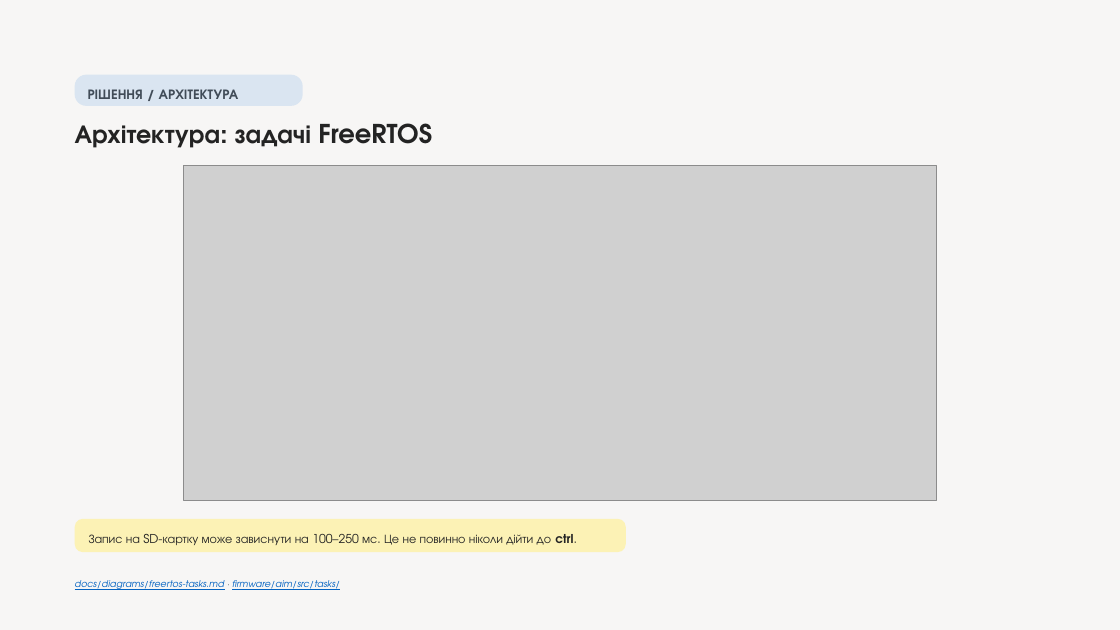
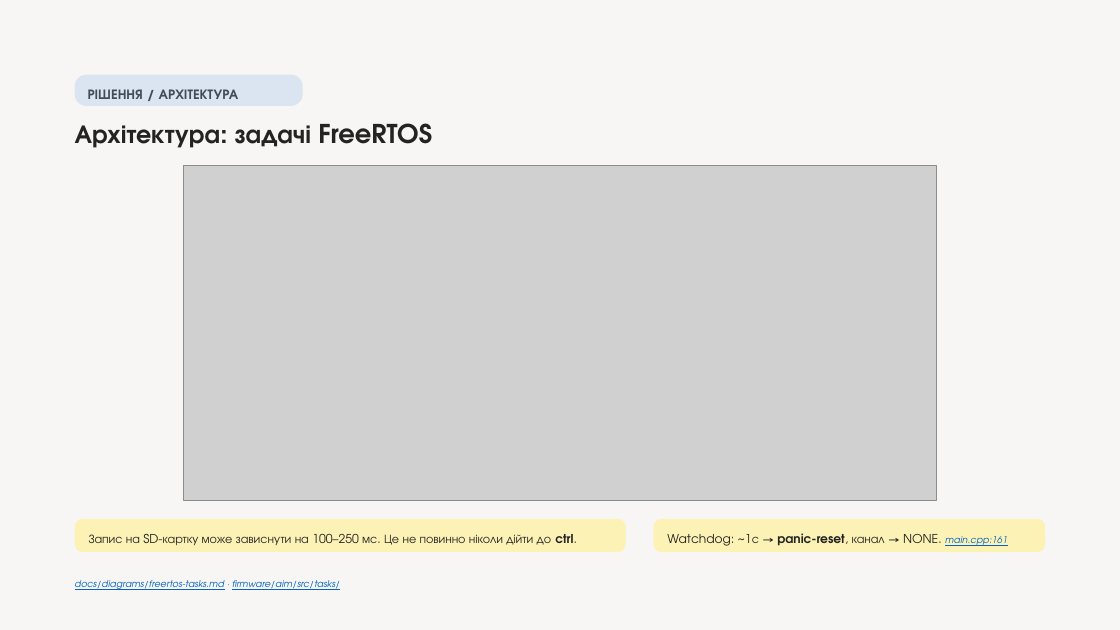
Before and after one commit to melnikvitaly/workshops, a slide deck: slide 5 of workshop-7-final_project/docs/assestment/presentation/Laser Gimbal with Camera Tracking on ESP32-S3.pptx. Drawn at 1120x630 pixels with LibreOffice and Linux fonts; fonts in the diff are those of the drawing; grey boxes stand for pictures. Boxes give left, top, right and bottom in pixels: in the first picture for what was removed or moved away, otherwise in the second. Text is boxed around its words. In the diff, an @@ line names an element or a change of style, - is before the commit and + after.

Commit message:
WIP

```diff
--- a/workshop-7-final_project/docs/assestment/presentation/Laser Gimbal with Camera Tracking on ESP32-S3.pptx
+++ b/workshop-7-final_project/docs/assestment/presentation/Laser Gimbal with Camera Tracking on ESP32-S3.pptx
@@ rounded rectangle added at (654, 519, 1046, 553), fill #FCF2B5 @@
@@ text added at (667, 533, 1007, 546), 10.5 pt, text #232323 @@
+Watchdog: ~1с → panic-reset, канал → NONE. main.cpp:161
```
